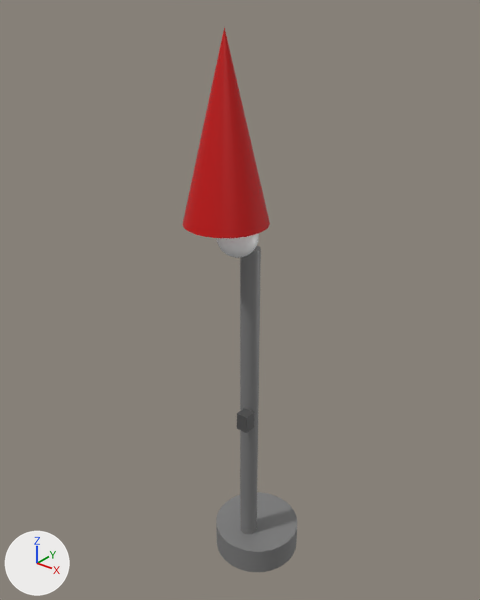
One commit to the glTF model docs/qa/attachment-generated-scenes/lamp.glb: the scene before it, then after it.
Camera for both pictures: a camera (50 mm lens) standing at (0.559, -0.748, 0.955) and looking at (-0.024, -0.019, 0.503). The axes (+X, +Y, +Z) are drawn at lower left. The lights are the same throughout. The older version comes first. Where no turn or scale is listed for an object, it has been applied to the vertices. Vertices at exactly the same position are counted once.

The scene before the commit, as lines of its bpy script (objects in view):
```python
ob_base = bpy.data.objects.new('base', me_base)
ob_base.location = (0.0, 0.0, 0.0)
ob_bulb = bpy.data.objects.new('bulb', me_bulb)
ob_bulb.location = (0.0, 0.0, 0.0)
ob_lampshade = bpy.data.objects.new('lampshade', me_lampshade)
ob_lampshade.location = (0.0, 0.0, 0.0)
ob_stem = bpy.data.objects.new('stem', me_stem)
ob_stem.location = (0.0, 0.0, 0.0)
ob_switch = bpy.data.objects.new('switch', me_switch)
ob_switch.location = (0.0, 0.0, 0.0)
```
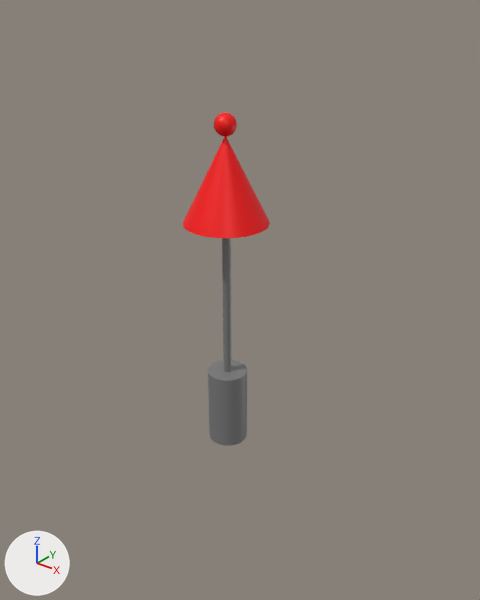
The newer file is also rescaled (x1.667), turned or shifted as a whole; pictures and numbers use the older file's frame.

Location of each change, (x1, y1, x2, y2) in pixels of the pictures (480 x 600 px):
'lampshade', recoloured, moved, rescaled (lighter, 52% shorter)
    before: (182, 27, 270, 238)
    after: (182, 137, 270, 238)
'stem', deleted
    before: (240, 246, 261, 534)
'base', deleted
    before: (216, 492, 297, 572)
'light_base', added
    after: (208, 360, 247, 446)
'support_post', added
    after: (222, 238, 232, 372)
'bulb', deleted
    before: (217, 234, 259, 258)
'light_bulb', added (red)
    after: (214, 112, 237, 137)
'switch', deleted
    before: (237, 408, 254, 433)

What the commit changed:
Material 'Material_2' (mat_material_2) changes colour from white #ffffff to red #ff0000; in linear values from (1.0, 1.0, 1.0) to (1.0, 0.0, 0.0).
Material 'Material_3' (mat_material_3) changes colour from red #cc0000 to red #ff0000; in linear values from (0.604, 0.0, 0.0) to (1.0, 0.0, 0.0).
me_lampshade is used by ob_lampshade; location (0.0, 0.0, 0.0).
me_lampshade had 34 vertices, 64 faces and spanned x -0.06..0.06, y -0.14..-0.02, z 0.651..0.901.
me_lampshade no longer uses material mat_material_3 (red #cc0000).
me_lampshade now has 34 vertices, 64 faces and spans x -0.06..0.06, y -0.14..-0.02, z 0.651..0.771.
me_lampshade part 1: the whole mesh is scaled about its middle by (1, 1, 0.48), then moved by (0.0, 0.0, -0.065).
me_lampshade gains material mat_material_2 (red #ff0000).
Mesh me_light_bulb is new.
It is a UV sphere (24 segments, 16 rings, poles along z) spanning x -0.015..0.015, y -0.015..0.015, z 0.4746..0.5046.
It uses material mat_material_3 (red #ff0000).
Mesh me_support_post is new.
It has 66 vertices, 128 faces and spans x -0.006..0.006, y -0.006..0.006, z 0.118..0.358.
It uses material mat_material_1 (grey #808080).
Mesh me_light_base is new.
It is a 32-sided cylinder along z spanning x -0.03..0.03, y -0.03..0.03, z 0.0..0.12.
It uses material mat_material_0 (grey #808080).
Object 'base' (ob_base) is deleted.
Object 'stem' (ob_stem) is deleted.
Object 'bulb' (ob_bulb) is deleted.
Object 'switch' (ob_switch) is deleted.
Object 'light_bulb' (ob_light_bulb) is new; it shows me_light_bulb.
Its location is (0.0, -0.08, 0.295).
Object 'support_post' (ob_support_post) is new; it shows me_support_post.
Its location is (0.0, -0.08, 0.295).
Object 'light_base' (ob_light_base) is new; it shows me_light_base.
Its location is (0.0, -0.08, 0.295).
